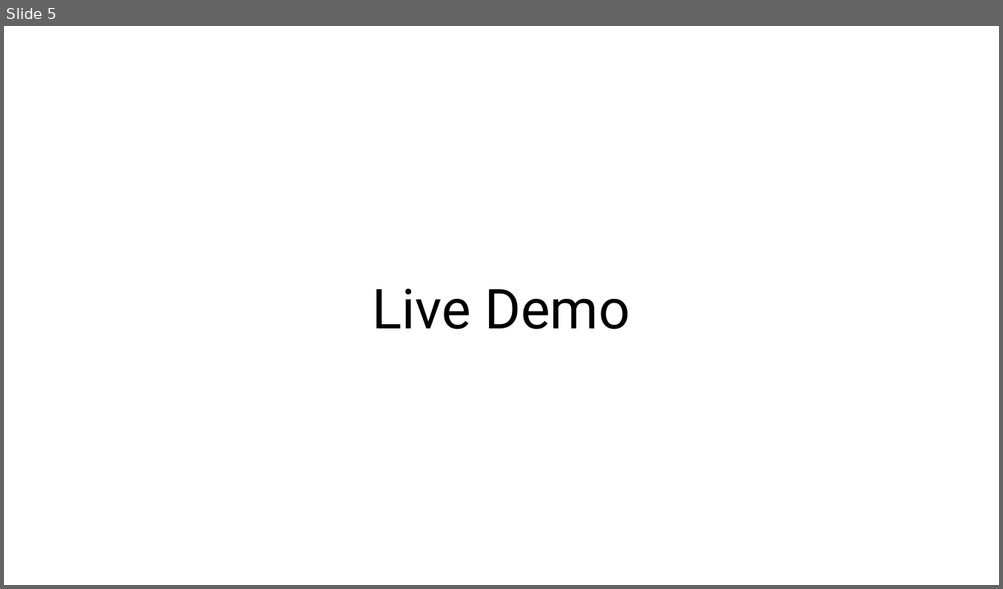
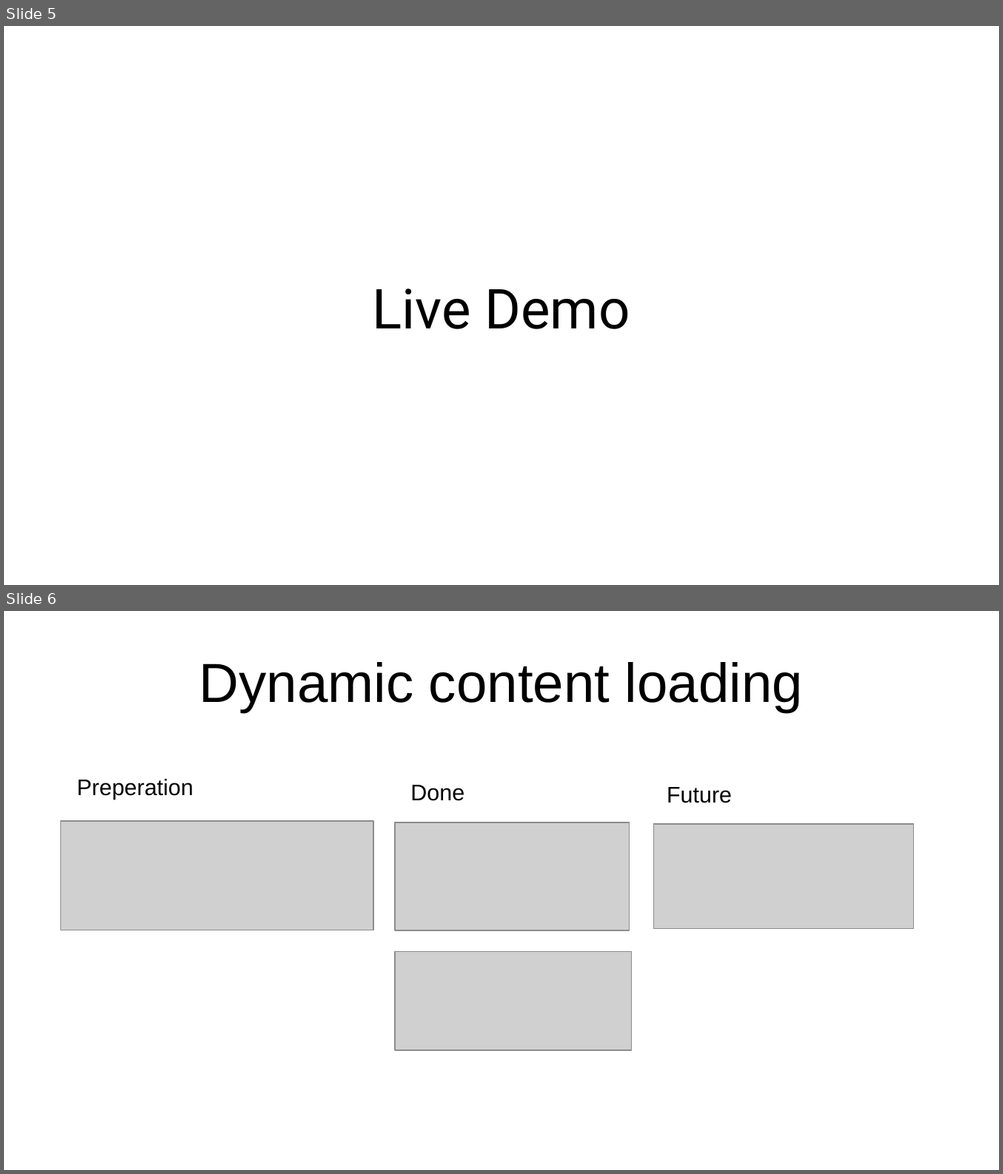
Before and after one commit to dburian/DAWI, a slide deck: sprint2.odp. Shown one above the other, each under a label of ours: slide 5 before the commit, slides 5 and 6 after it. The pictures are 1003x589 and 1003x1174 pixels, drawn with LibreOffice and Linux fonts; fonts in the diff are those of the drawing; grey boxes stand for pictures. Boxes give left, top, right and bottom in pixels: in the first picture for what was removed or moved away, otherwise in the second. Text is boxed around its words. In the diff, an @@ line names an element or a change of style, - is before the commit and + after.

Commit message:
added my stuff to presentation

```diff
--- a/sprint2.odp
+++ b/sprint2.odp
@@ slide 6 added at (4, 611, 999, 1170), background #FFFFFF @@
@@ title added at (199, 662, 802, 712), 44 pt, text #000000 @@
+Dynamic content loading
@@ text added at (77, 779, 193, 800), 18 pt, text #000000 @@
+Preperation
@@ text added at (410, 785, 464, 801), 18 pt, text #000000 @@
+Done
@@ text added at (666, 787, 731, 803), 18 pt, text #000000 @@
+Future
@@ picture added at (61, 821, 373, 931) @@
@@ picture added at (395, 823, 629, 931) @@
@@ picture added at (654, 824, 913, 928) @@
@@ picture added at (395, 952, 632, 1051) @@
```
Also in this commit, not shown: 1 other slide added.
